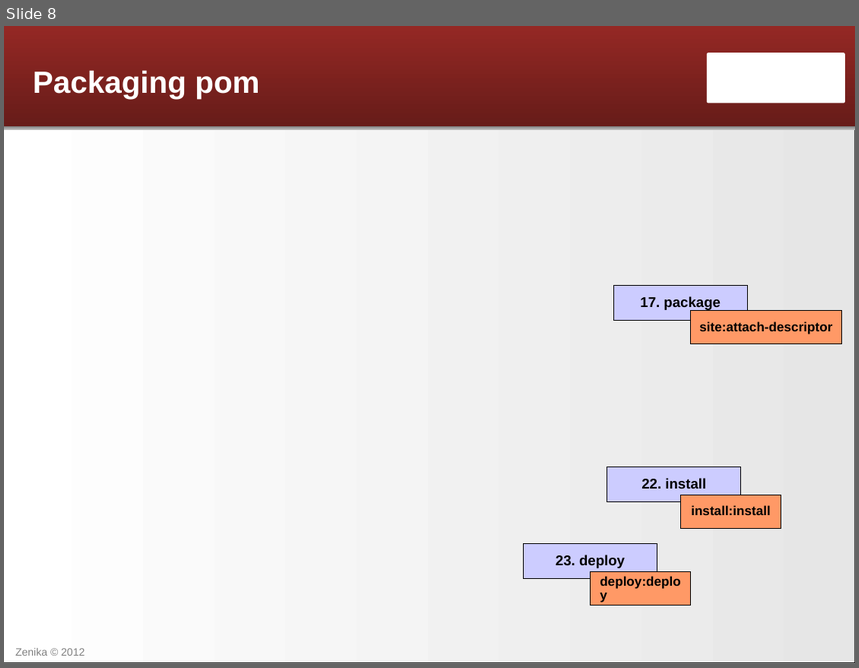
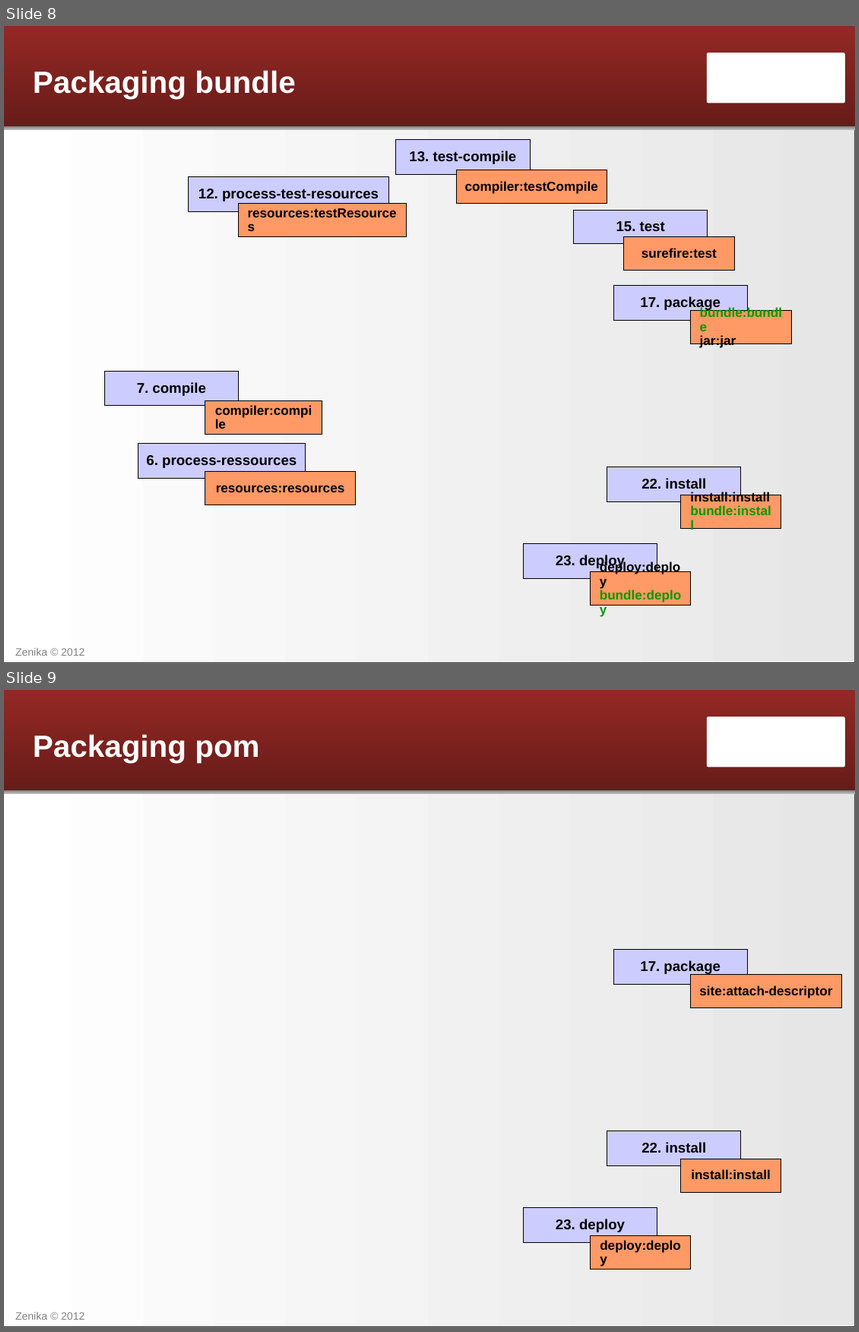
Before and after one commit to Zenika/formation-maven-osgi, a slide deck: Maven - 07 - Le cycle de construction.odp. Shown one above the other, each under a label of ours: slide 8 before the commit, slides 8 and 9 after it. The pictures are 859x668 and 859x1332 pixels, drawn with LibreOffice and Linux fonts; fonts in the diff are those of the drawing; background and template pictures are left out. Boxes give left, top, right and bottom in pixels: in the first picture for what was removed or moved away, otherwise in the second. Text is boxed around its words. In the diff, an @@ line names an element or a change of style, - is before the commit and + after.

```diff
--- a/Maven - 07 - Le cycle de construction.odp
+++ b/Maven - 07 - Le cycle de construction.odp
@@ slide 8 added at box(4, 26, 855, 664), background gradient #000000 to #FFFFFF; not listed: 5 template elements that a slide beside it also shows @@
@@ title added at box(33, 70, 296, 99), 26 pt, text #FFFFFF, bold @@
+Packaging bundle
@@ rectangle added at box(396, 140, 530, 175), fill #CCCCFF, outline #000000 0 pt, 12 pt, text #000000, bold @@
+13. test-compile
@@ rectangle added at box(189, 176, 389, 211), fill #CCCCFF, outline #000000 0 pt, 12 pt, text #000000, bold @@
+12. process-test-resources
@@ rectangle added at box(456, 170, 607, 203), fill #FF9966, outline #000000 0 pt, 11 pt, text #000000, bold @@
+compiler:testCompile
@@ rectangle added at box(239, 204, 407, 237), fill #FF9966, outline #000000 0 pt, 11 pt, text #000000, bold @@
+resources:testResources
@@ rectangle added at box(573, 211, 707, 244), fill #CCCCFF, outline #000000 0 pt, 12 pt, text #000000, bold @@
+15. test
@@ rectangle added at box(623, 237, 734, 270), fill #FF9966, outline #000000 0 pt, 11 pt, text #000000, bold @@
+surefire:test
@@ rectangle added at box(614, 286, 747, 321), fill #CCCCFF, outline #000000 0 pt, 12 pt, text #000000, bold @@
+17. package
@@ rectangle added at box(691, 311, 791, 344), fill #FF9966, outline #000000 0 pt, 11 pt, text #009900, bold @@
+bundle:bundle
+jar:jar
@@ rectangle added at box(104, 372, 238, 407), fill #CCCCFF, outline #000000 0 pt, 12 pt, text #000000, bold @@
+7. compile
@@ rectangle added at box(205, 401, 322, 435), fill #FF9966, outline #000000 0 pt, 11 pt, text #000000, bold @@
+compiler:compile
@@ rectangle added at box(138, 444, 305, 479), fill #CCCCFF, outline #000000 0 pt, 12 pt, text #000000, bold @@
+6. process-ressources
@@ rectangle added at box(205, 472, 356, 506), fill #FF9966, outline #000000 0 pt, 11 pt, text #000000, bold @@
+resources:resources
@@ rectangle added at box(607, 467, 741, 502), fill #CCCCFF, outline #000000 0 pt, 12 pt, text #000000, bold @@
+22. install
@@ rectangle added at box(680, 495, 781, 528), fill #FF9966, outline #000000 0 pt, 11 pt, text #000000, bold @@
+install:install
+bundle:install
@@ rectangle added at box(523, 544, 657, 579), fill #CCCCFF, outline #000000 0 pt, 12 pt, text #000000, bold @@
+23. deploy
@@ rectangle added at box(591, 572, 691, 606), fill #FF9966, outline #000000 0 pt, 11 pt, text #000000, bold @@
+deploy:deploy
+bundle:deploy
@@ what was slide 8 is now slide 9 @@
```
Also in this commit, not shown: 6 slides changed, 1 other file.
